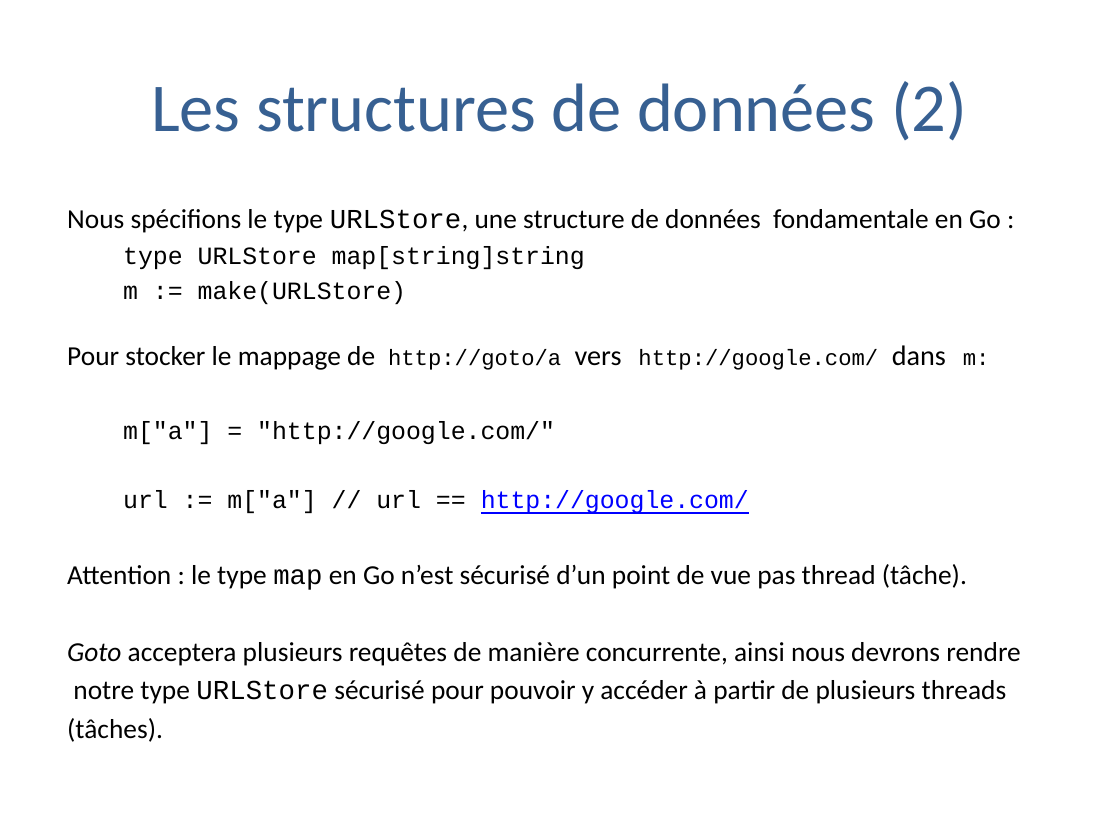
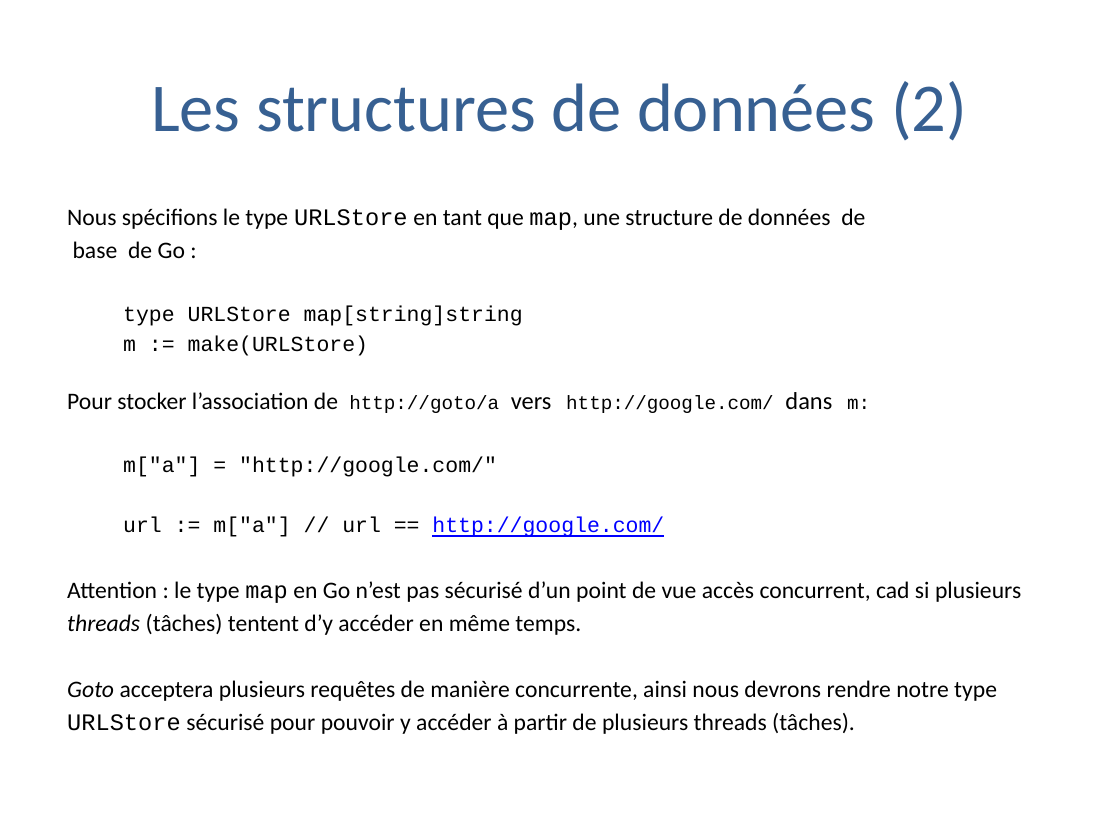
Before and after one commit to trash-anger/golang-france, a slide deck: slide 6 of Go-documentation/cours-general/Pratique de la programmation en go.pptx. Drawn at 1120x840 pixels with LibreOffice and Linux fonts; fonts in the diff are those of the drawing; background and template pictures are left out. Boxes give left, top, right and bottom in pixels: in the first picture for what was removed or moved away, otherwise in the second. Text is boxed around its words. In the diff, an @@ line names an element or a change of style, - is before the commit and + after.

```diff
--- a/Go-documentation/cours-general/Pratique de la programmation en go.pptx
+++ b/Go-documentation/cours-general/Pratique de la programmation en go.pptx
@@ text at bbox=[67, 208, 865, 258]: text changed; size 17.6 to 15.2 pt @@
-Nous spécifions le type URLStore, une structure de données fondamentale en Go :
+Nous spécifions le type URLStore en tant que map, une structure de données de
+base de Go :
@@ text at bbox=[123, 306, 664, 537]: size 16 to 13.8 pt in "type URLStore map[string]string", "m := make(URLStore)", "m["a"] = "http://google.com/"", "url := m["a"] // url == http://google.com/" @@
@@ text at bbox=[67, 392, 870, 413]: text changed; size 14.3 to 12.3 pt; font Courier New to Calibri @@
-Pour stocker le mappage de http://goto/a vers http://google.com/ dans m:
+Pour stocker l’association de http://goto/a vers http://google.com/ dans m:
@@ text at bbox=[67, 581, 1021, 734]: text changed; size 17.6 to 15.2 pt @@
-Attention : le type map en Go n’est sécurisé d’un point de vue pas thread (tâche).
-Goto acceptera plusieurs requêtes de manière concurrente, ainsi nous devrons rendre
-notre type URLStore sécurisé pour pouvoir y accéder à partir de plusieurs threads
-(tâches).
+Attention : le type map en Go n’est pas sécurisé d’un point de vue accès concurrent, cad si plusieurs
+threads (tâches) tentent d’y accéder en même temps.
+Goto acceptera plusieurs requêtes de manière concurrente, ainsi nous devrons rendre notre type
+URLStore sécurisé pour pouvoir y accéder à partir de plusieurs threads (tâches).
```
Also in this commit, not shown: 35 other slides changed, 1 other file.
